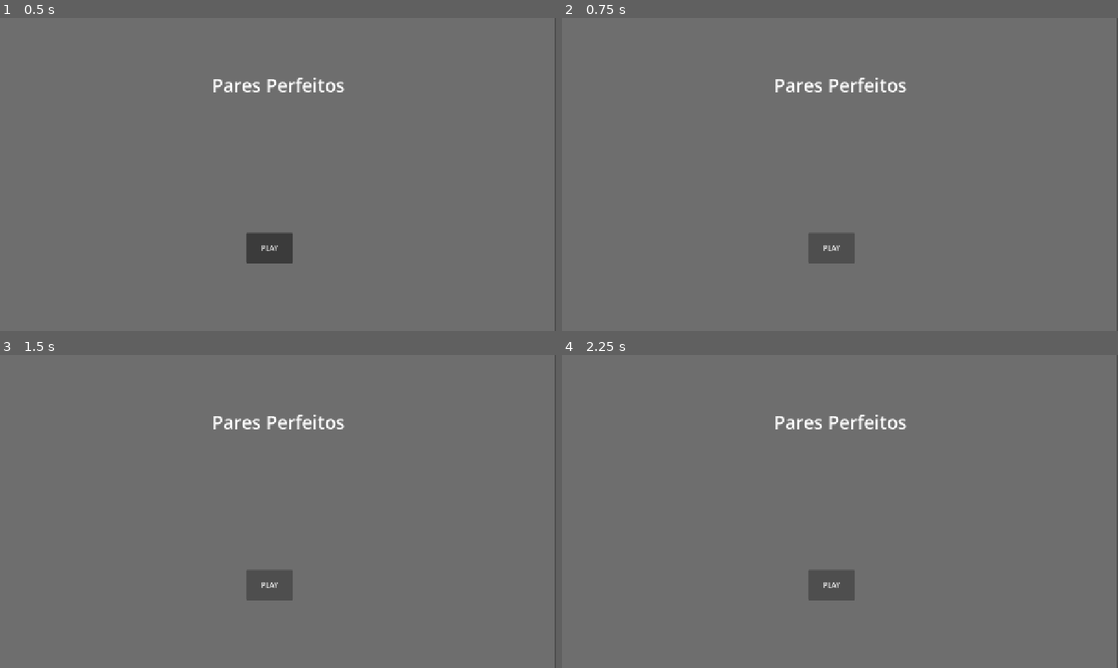
Above: before the commit, frames 1-4 (two rows, left to right).
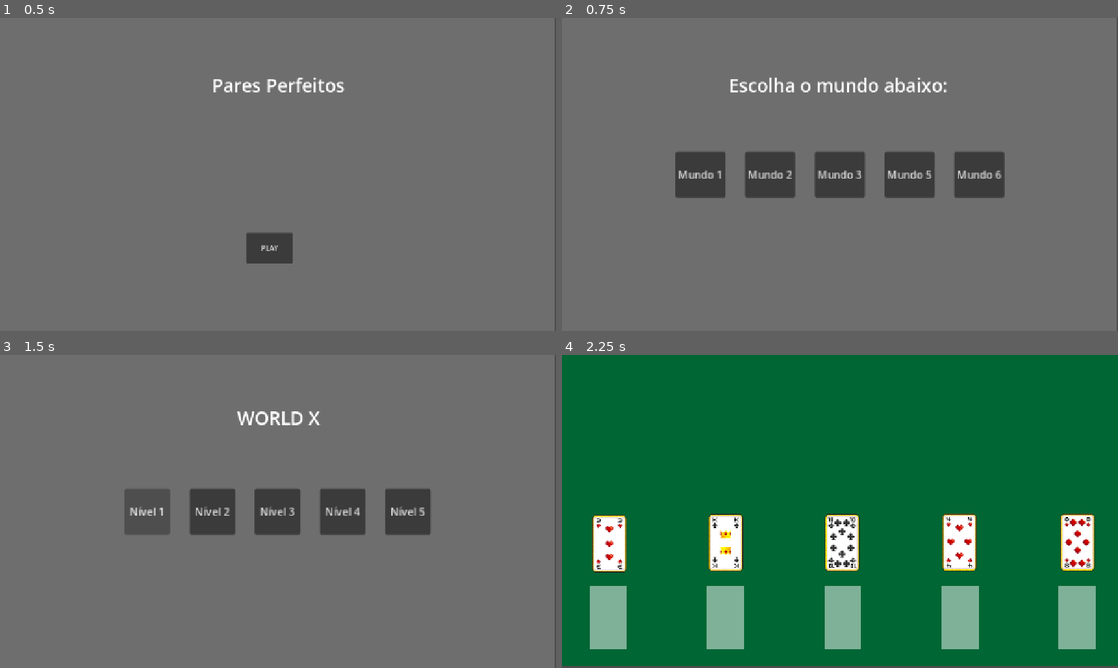
Above: after the commit, the same moments.

Repository: garc1a04/pares-perfeito
Game: Godot game, scene res://root.tscn
Same seed, same stepped clock (60 frames per second), same inputs: the game is played once before the commit and once after it. Before the commit the project starts from res://index.tscn.
Inputs:
- Up to frame 1 (0.5 s): no input
- Up to frame 2 (0.75 s): click "PLAY" at 0.5 s
- Up to frame 3 (1.5 s): click "PLAY" (after the commit: "Mundo 1") at 1.25 s
- Up to frame 4 (2.25 s): click "PLAY" (after the commit: "Nível 1") at 2 s

Frame 1 is identical in both runs. In frame 2, 8.0% of the frame differs, in the area x 20-80%, y 18-79%; in frame 3, 7.3%; in frame 4, 100%, in the area x 0-100%, y 0-100%.
Error before the commit: Parse Error: Identifier "Transition" not declared in the current scope. (res://index.gd:11)

Commit message:
feat: update main scene reference and add autoload transition configuration

Diff:
--- a/project.godot
+++ b/project.godot
@@ -11,8 +11,12 @@
 [application]
 
 config/name="ParesPerfeitos"
-run/main_scene="uid://bpa7n72ji3t6a"
+run/main_scene="uid://0qepb4dj6nan"
 config/features=PackedStringArray("4.7", "Forward Plus")
+
+[autoload]
+
+Transition="*uid://dxpox5kbt7k71"
 
 [display]
 
